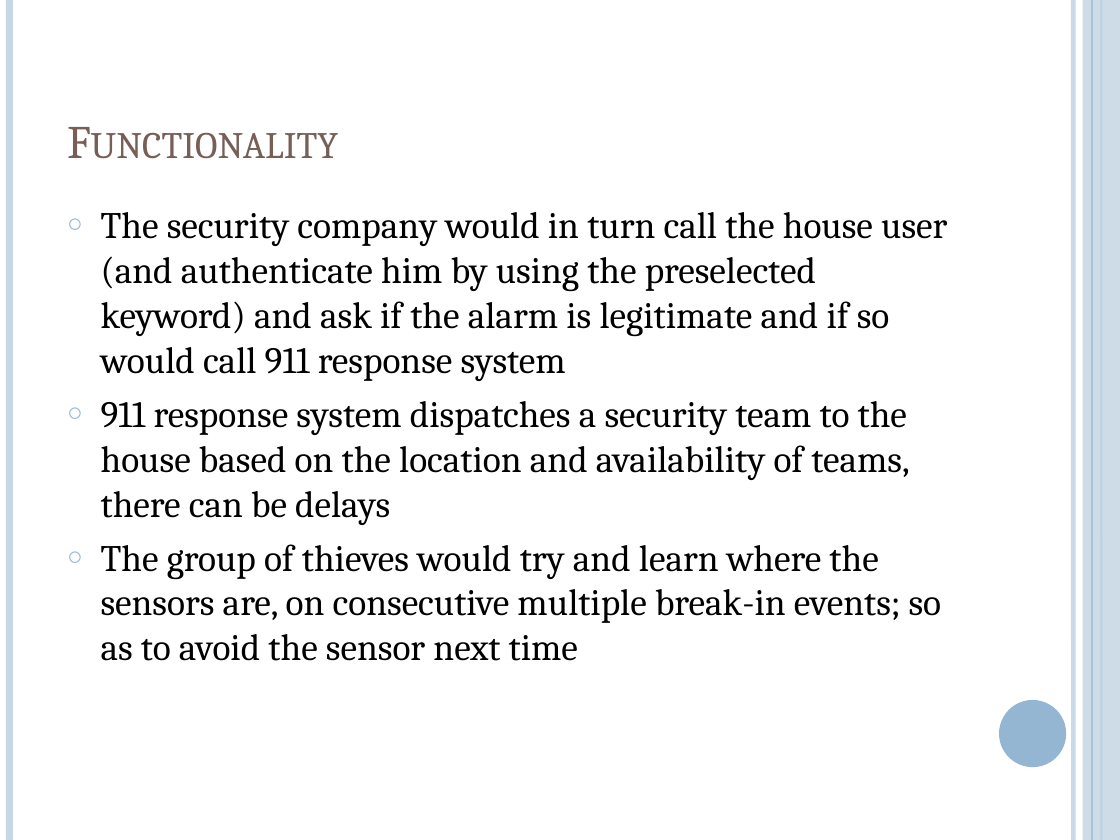
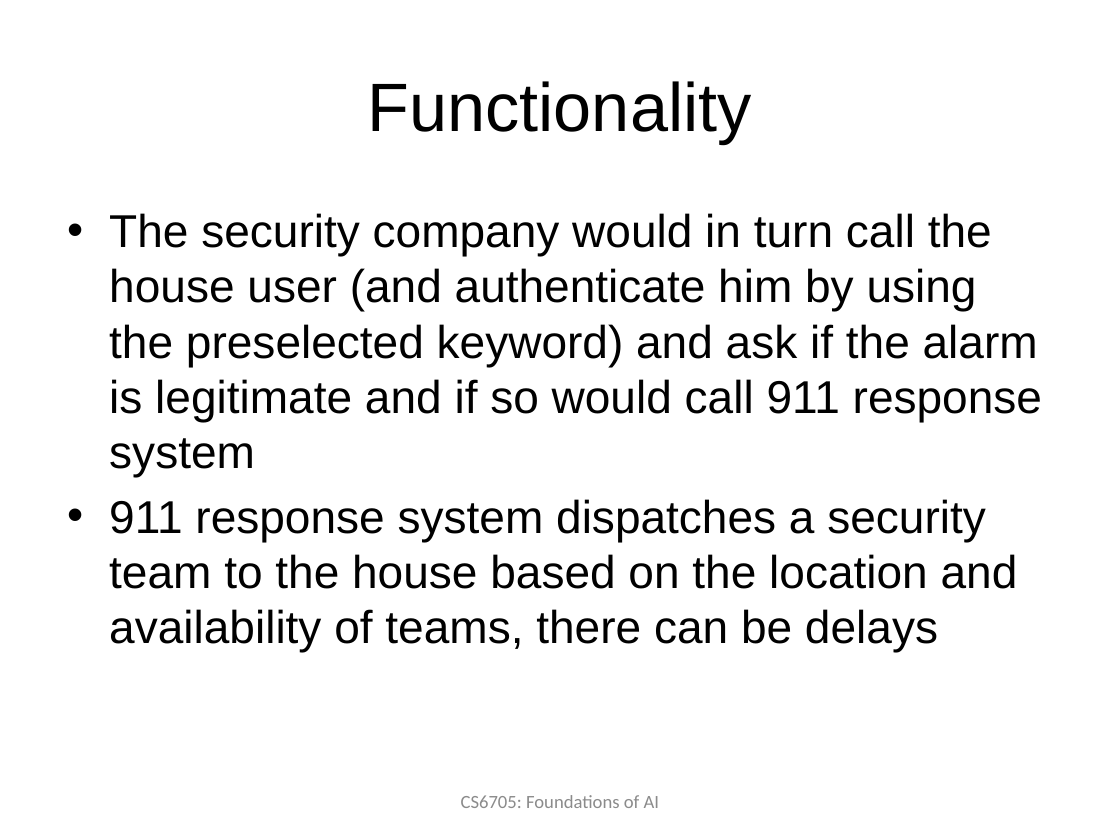
Before and after one commit to edvelezg/unb-ai, a slide deck: slide 6 of Project/Proposal.pptx (slide 5 before the commit). Drawn at 1120x840 pixels with LibreOffice and Linux fonts; fonts in the diff are those of the drawing; background and template pictures are left out. Boxes give left, top, right and bottom in pixels: in the first picture for what was removed or moved away, otherwise in the second. Text is boxed around its words. In the diff, an @@ line names an element or a change of style, - is before the commit and + after.

```diff
--- a/Project/Proposal.pptx
+++ b/Project/Proposal.pptx
@@ line removed from (9, 0) to (9, 840) @@
@@ line removed from (1073, 0) to (1073, 840) @@
@@ rectangle removed at (x1=1083, y1=0, x2=1120, y2=840) @@
@@ line removed from (1092, 0) to (1092, 840) @@
@@ line removed from (1101, 0) to (1101, 840) @@
@@ title "Functionality" at (x1=368, y1=81, x2=752, y2=143): size 30 to 44 pt, font Cambria to Arial, text colour #775F55 to #000000, small capitals off; alignment left to centre; vertical alignment bottom to middle @@
@@ text "The security company would in ..." at (x1=109, y1=213, x2=1042, y2=652): size 24 to 29.6 pt, font Cambria to Arial; bullet ○ to • @@
@@ text at (x1=101, y1=544, x2=942, y2=661): paragraph removed @@
-○ The group of thieves would try and learn where the sensors are, on consecutive multiple break-in events; so as to avoid the sensor next time
@@ ellipse removed at (x1=999, y1=700, x2=1066, y2=767) @@
@@ text added at (x1=461, y1=795, x2=659, y2=808), 12 pt, text #8C8C8C @@
+CS6705: Foundations of AI
```
Also in this commit, not shown: 3 other slides changed, 9 slides added, 2 slides removed.
